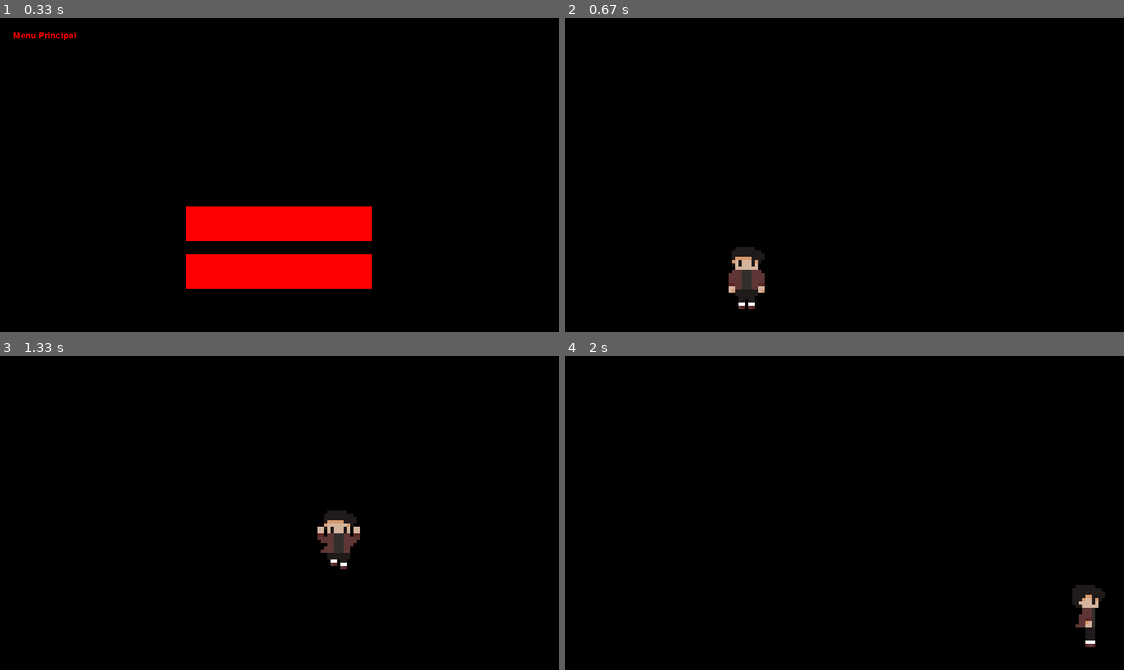
Above: before the commit, frames 1-4 (two rows, left to right).
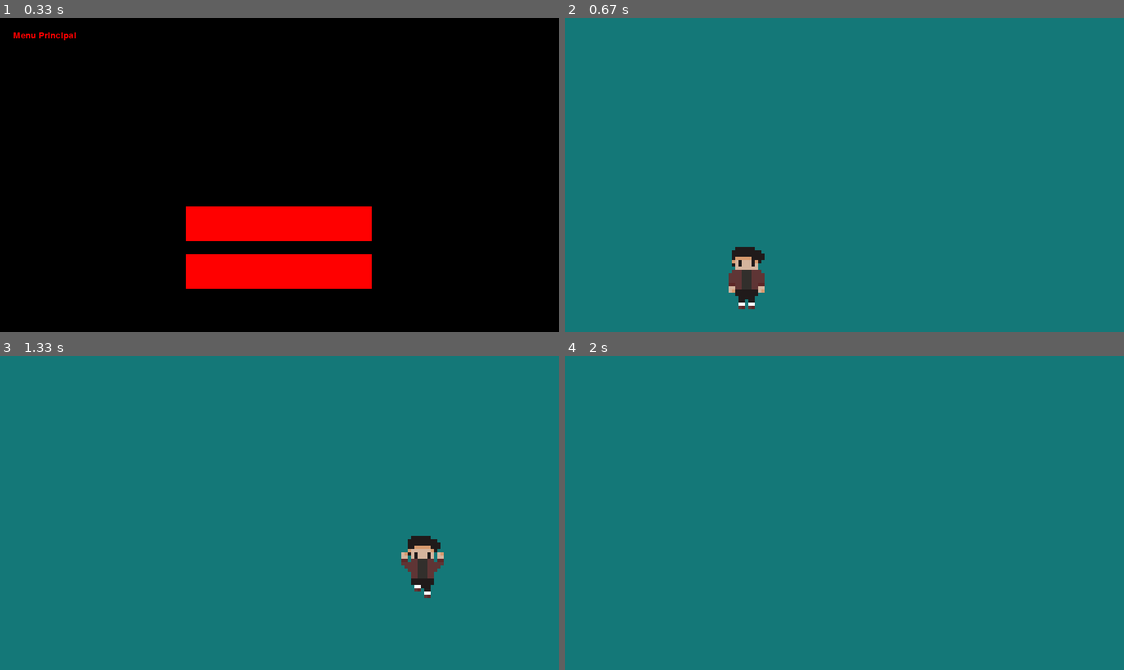
Above: after the commit, the same moments.

Repository: VinicciusSantos/Estudos-Pygame
Game: pygame game, started from main.py
Same seed, same stepped clock (60 frames per second), same inputs: the game is played once before the commit and once after it.
Inputs (mouse positions are in pixels of both pictures, inside the frame that each line leads up to):
- Up to frame 1 (0.33 s): no input
- Up to frame 2 (0.67 s): click (844, 222) at 0.38 s
- Up to frame 3 (1.33 s): hold W 0.67-1.13 s; hold Right 0.67-1.13 s; move the mouse to (257, 525) at 0.7 s; tap A at 1.17 s
- Up to frame 4 (2 s): hold Right 1.5-1.97 s

Frame 1 is identical in both runs. In frame 2, 99% of the frame differs, in the area x 0-100%, y 0-100%; in frame 3, 100%; in frame 4, 100%.

Commit message:
Add files via upload
Sprites e movimentos do personagem refeitos, falta refazer a mira

Diff:
--- a/Player.py
+++ b/Player.py
@@ -1,6 +1,4 @@
-import pygame
-import os
-import json
+import pygame, os, json
 
 # Abrir arquivp com as configs
 config_f = open("./config.json")
@@ -11,6 +9,7 @@
 diretorio_sprites = os.path.join(diretorio_principal, "assets", "sprites")
 sprite_sheet = pygame.image.load(os.path.join(diretorio_sprites, "Personagem.png"))
 
+pygame.init()
 
 # Configurando o personagem principal
 class Personagem(pygame.sprite.Sprite):
@@ -19,15 +18,18 @@
         self.sprites = []
 
         # Identificando as sprites na imagem
-        for i in range(11):
-            img = sprite_sheet.subsurface((i * 32, 0), (32, 32))
-            self.sprites.append(img)
+        linhas, colunas, cont = 5, 4, 0
+        for c in range(colunas):
+            for i in range(linhas-1):
+                cont += 1
+                img = sprite_sheet.subsurface((i * 32, c * 32), (32, 32))
+                self.sprites.append(img)
 
-
-        # Para usar na animacao de correr
         self.atual, self.pular_call_se_impar = 0, 0
-        self.sequencia_correr = [4, 5, 4, 6, 7, 8, 7, 6]
-        self.correr_anim_indx = 0
+        self.sequencia_correr_d = [6, 4, 5, 5, 4, 6, 7, 8, 8, 7, 6]
+        self.sequencia_correr_e = [11, 9, 10, 10, 9, 11, 12, 13, 13, 12, 11]
+        self.sequencia_respirar = [0, 0, 0, 0, 0, 0, 1, 2, 3]
+        self.correr_anim_indx = self.resp_indx = 0
 
         self.image = self.sprites[self.atual]
         self.image = pygame.transform.scale(self.image, (32 * 5, 32 * 5))
@@ -37,63 +39,84 @@
         self.rect.bottomleft = [200, 500]
 
 
-        self.correr = self.pular = self.reverse = self.descer= False
+        self.correr_d = self.correr_e = self.pular = self.reverse = self.descer = self.mira = self.tiro = False
         self.forca_y = 0
 
+    def pos(self):
+        return self.image.get_rect()
 
     def pulo(self): # Função chamada quando apertamos "W" ou "Up"
         self.pular = True
         if self.rect.y == config["Chao"]:
             self.forca_y = config["Forca_pulo"]
-        self.reset_correr_idx()
+        self.reset_idx()
 
-    def andar(self): # Função chamada quando apertamos "A", "D", "Left" ou "Right"
-        self.correr = True
+    def andar_d(self): # Função chamada quando apertamos "A", "D", "Left" ou "Right"
+        self.correr_d = True
 
-    def reset_correr_idx(self):
-        self.correr_anim_indx= 0
+    def andar_e(self): # Função chamada quando apertamos "A", "D", "Left" ou "Right"
+        self.correr_e = True
+
+    def reset_idx(self):
+        self.correr_anim_indx = self.resp_indx = 0
 
     def update(self):
         # Configurando o pulo:
         if self.pular:
             if self.forca_y < 0:
                 self.descer = True
-
             if self.descer:
-                self.atual = 10
+                self.atual = 15
             else:
-                self.atual = 9
+                self.atual = 14
             desolocamento = -self.forca_y
             self.forca_y -= config["Gravidade"]
             self.rect.y += desolocamento
 
         # Personagem parado e respirando (alternando entre as sprites 0, 1, 2 e 3. O primeiro sprite é mais demorado)
-        elif  not self.correr:
-            if int(self.atual) == 0: # Se o sprite for 0, ele vai demorar mais pra alternar
-                self.atual += 0.05
-            else:
-                self.atual += 0.3
-            if self.atual >= 4: # A posição 4 é quando começa a correr. Então voltamos ao inicio
-                self.atual = 0
-            self.reset_correr_idx()
+        if not self.pular:
+            if self.resp_indx >= len(self.sequencia_respirar):
+                self.reset_idx()
+            self.atual = self.sequencia_respirar[int(self.resp_indx)]
+            self.resp_indx += 0.2
 
-        elif self.correr and self.pular_call_se_impar % 2 == 0:
+        if self.correr_d:
+            if self.correr_anim_indx >= len(self.sequencia_correr_d):
+                self.reset_idx()
+            self.atual = self.sequencia_correr_d[int(self.correr_anim_indx)]
+            self.correr_anim_indx += 0.7
 
-            if self.correr_anim_indx >= len(self.sequencia_correr):
-                self.reset_correr_idx()
-            self.atual = self.sequencia_correr[self.correr_anim_indx]
-            self.correr_anim_indx += 1
+        elif self.correr_e:
+            if self.correr_anim_indx >= len(self.sequencia_correr_e):
+                self.reset_idx()
+            self.atual = self.sequencia_correr_e[int(self.correr_anim_indx)]
+            self.correr_anim_indx += 0.7
 
         self.pular_call_se_impar += 1
 
-        self.image = self.sprites[int(self.atual)]
-
         if self.rect.y == config["Chao"]: # Se o personagem estiver em colisão com o chão, ele não pode pular
             self.pular = self.descer = False
-        self.correr = False
-        self.image = pygame.transform.scale(self.image, (32 * 5, 32 * 5))
+        self.correr_d = self.correr_e = False
 
          # Definindo a colisão com o chão
         if self.rect.y >= config["Chao"]:
             self.rect.y = config["Chao"]
             self.forca_y = 0
+        elif self.descer:
+            self.atual = 15
+        else:
+            self.atual = 14
+
+        # Configurando a mira
+        if self.mira:
+            mouse_x, mouse_y = pygame.mouse.get_pos()
+            if mouse_x < self.rect.centerx:
+                self.atual = 12
+            else:
+                self.atual = 11
+
+        self.image = self.sprites[int(self.atual)]
+        self.image = pygame.transform.scale(self.image, (32 * 5, 32 * 5))
+        self.tiro = False
+
+personagem = Personagem()
--- /dev/null
+++ b/armas.py
@@ -0,0 +1,23 @@
+import pygame, json
+from pygame.locals import *
+
+# Abrir arquivp com as configs
+config_f = open("./config.json")
+config = json.load(config_f)
+
+pygame.init()
+
+# Configurações para a bazuca de tux
+class Bazuca(pygame.sprite.Sprite):
+    def __init__(self):
+        pygame.sprite.Sprite.__init__(self)
+        bazuca_direita = pygame.image.load("assets/sprites/pixel_art_arma.png")
+        bazuca_esquerda = pygame.image.load("assets/sprites/pixel_art_arma.png")
+        self.sprites = [bazuca_direita, bazuca_esquerda]
+        self.atual = 0
+        self.image = self.sprites[self.atual]
+        self.rect = self.image.get_rect()
+
+    def update(self):
+        self.atual = 0
+        self.imagem = self.sprites[self.atual]
--- a/config.json
+++ b/config.json
@@ -2,6 +2,5 @@
     "Tela": [854, 480],
     "Gravidade": 1,
     "Forca_pulo": 15,
-    "Vel_x": 20,
     "Chao": 320
 }
--- a/main.py
+++ b/main.py
@@ -1,19 +1,15 @@
-import pygame
-import os
-import json
+import pygame, json
 
 from pygame.locals import *
 from sys import exit
 
 from Player import Personagem
+from armas import Bazuca
+
 
 # Abrir arquivp com as configs
 config_f = open("./config.json")
 config = json.load(config_f)
-
-# Definindo diretórios com a biblioteca OS
-diretorio_principal = os.path.dirname(__file__)
-diretorio_sons = os.path.join(diretorio_principal, "assets", "sons")
 
 # Iniciando o pygame e importando a folha de sprites do personagem principal
 pygame.init()
@@ -41,9 +37,16 @@
     tela.blit(text_obj, text_rect)
 
 
+# Função que pega a coordenada do personagem para desenhar a arma:
+def atualizar_pos(player_x, player_y):
+    posicao_arma = [player_x + 20, player_y + 55]
+    return posicao_arma
+
+
 # Organizando as sprites
 todas_as_sprites = pygame.sprite.Group()
 personagem = Personagem()
+bazuca = Bazuca()
 todas_as_sprites.add(personagem)
 
 
@@ -85,34 +88,36 @@
 def game():
     running = True
     while running:
-        tela.fill(rgb_preto)
+        tela.fill((20, 120, 120))
         for event in pygame.event.get():
             if event.type == QUIT:
                 pygame.quit()
                 exit()
+
+            # Se Apertar ESC:
             if event.type == KEYDOWN and event.key == K_ESCAPE:
                 running = False
 
+        vel_x = 23
         # Pular
         if pygame.key.get_pressed()[K_w] or pygame.key.get_pressed()[K_UP]:
             personagem.pulo()
 
         # Ir para a esquerda:
         if pygame.key.get_pressed()[K_a] or pygame.key.get_pressed()[K_LEFT]:
-            personagem.andar()
-            personagem.rect.x -= config["Vel_x"]
-            personagem.image = pygame.transform.flip(personagem.image, True, False)
+            personagem.andar_e()
+            personagem.rect.x -= vel_x
 
         # Ir para a Direita
         if pygame.key.get_pressed()[K_d] or pygame.key.get_pressed()[K_RIGHT]:
-            personagem.andar()
-            personagem.rect.x += config["Vel_x"]
+            personagem.andar_d()
+            personagem.rect.x += vel_x
 
-        # Desenhando o personagem e Atualizando a tela
+        # Desenhando o personagem
         todas_as_sprites.draw(tela)
         todas_as_sprites.update()
         pygame.display.update()
-        tempo.tick(30)
+        tempo.tick(40)
 
 
 main_menu()
Binary file changed: assets/sprites/Personagem.png
Binary file added: assets/sprites/pixel_art_arma.png
Binary file added: assets/sprites/pixel_art_arma2.png
Not shown, added: Personagem.piskel
